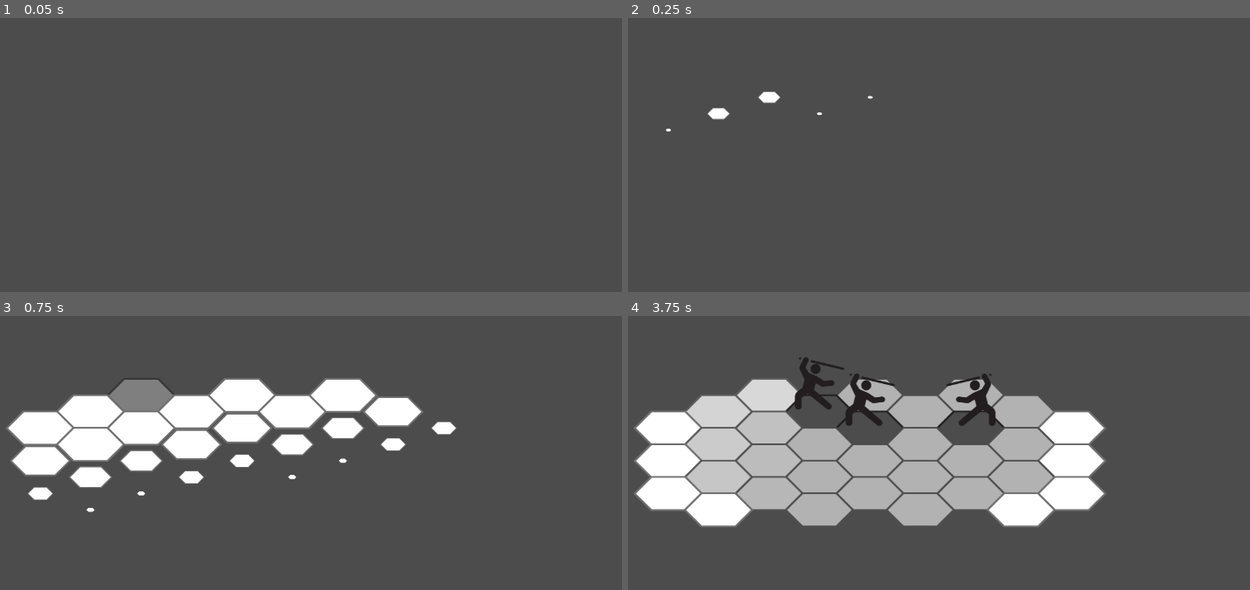
Above: before the commit, frames 1-4 (two rows, left to right).
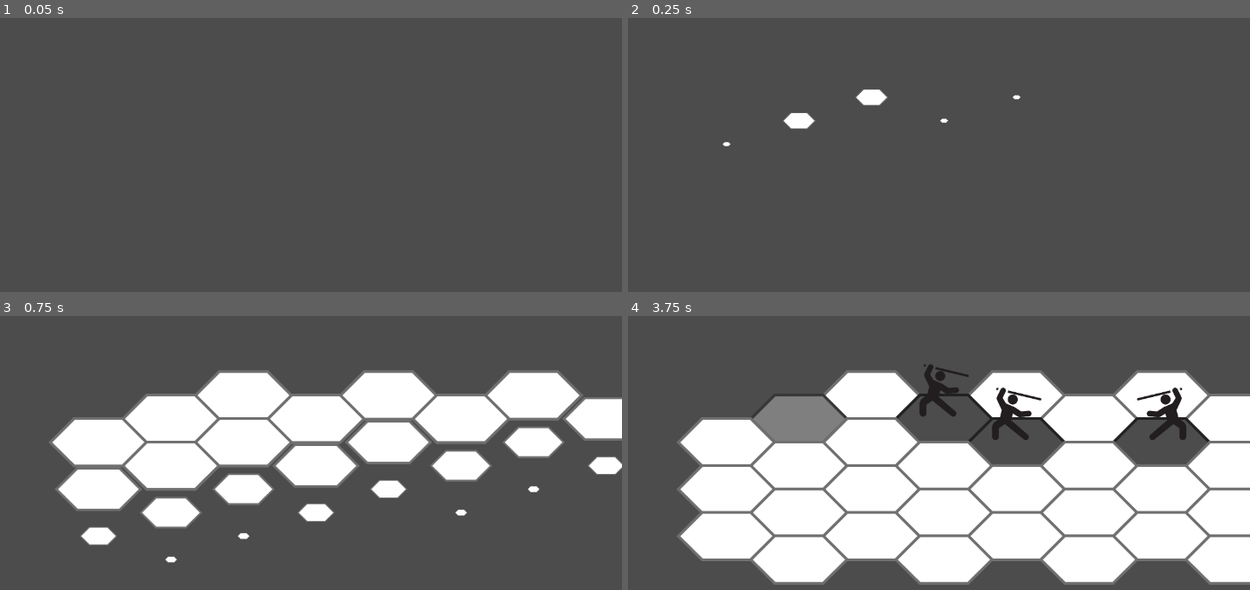
Above: after the commit, the same moments.

Repository: eduregis/hexachronos
Game: Godot game, scene res://View/Scenes/Scene1.tscn
Same seed, same stepped clock (60 frames per second), same inputs: the game is played once before the commit and once after it.
Inputs (mouse positions are in pixels of both pictures, inside the frame that each line leads up to):
- Up to frame 1 (0.05 s): no input
- Up to frame 2 (0.25 s): no input
- Up to frame 3 (0.75 s): tap Enter (ui_accept) at 0.5 s; move the mouse to (143, 395) at 0.52 s; click (143, 395) at 0.67 s
- Up to frame 4 (3.75 s): tap Enter (ui_accept) at 0.77, 1.52, 2.75, 3.02 s; move the mouse to (870, 395) at 1.27 s; click (870, 395) at 1.42 s; move the mouse to (970, 395) at 2.02 s; click (970, 395) at 2.17 s; move the mouse to (721, 411) at 2.77 s; click (721, 411) at 2.92 s; move the mouse to (820, 411) at 3.52 s; click (820, 411) at 3.67 s

Frame 1 is identical in both runs. In frame 2, 0.8% of the frame differs, in the area x 6-64%, y 26-47%; in frame 3, 25%; in frame 4, 59%, in the area x 0-100%, y 14-99%.
Error in both runs: Invalid get index '0' (on base: 'Array'). (res://Controller/Scenes/Scene1.gd:22)

Commit message:
ajust in full screen

Diff:
--- a/Controller/Components/HexagonTile.gd
+++ b/Controller/Components/HexagonTile.gd
@@ -13,7 +13,7 @@
 	$TileHitBox/HitBox.connect("path_move", self, "path_move_to")
 	yield(get_tree().create_timer((tile_index.x + tile_index.y) * 0.1), "timeout")
 	$Tween.interpolate_property(
-		$Sprite, "scale", Vector2.ZERO, Vector2(0.7, 0.7), 0.4,
+		$Sprite, "scale", Vector2.ZERO, Vector2(1, 1), 0.4,
 		Tween.TRANS_LINEAR, Tween.TRANS_LINEAR
 	)
 	$Tween.start()
--- a/Controller/Scenes/BasicScene.gd
+++ b/Controller/Scenes/BasicScene.gd
@@ -99,7 +99,7 @@
 		x = 0
 		var tile_vector_position = []
 		for cell in array:
-			var tile_position = Vector2(window.x/6 + x*185 + (y % 2)*92, window.y/2 + y *30)
+			var tile_position = Vector2(window.x/4 + x*266 + (y % 2)*133, window.y/2 + y *43)
 			var tile = Tile.instance()
 			tile.set_position(tile_position)
 			tile.tile_index = Vector2(x, y)
--- a/project.godot
+++ b/project.godot
@@ -24,6 +24,7 @@
 window/size/width=1280
 window/size/height=720
 window/size/resizable=false
+window/size/fullscreen=true
 
 [rendering]
 
